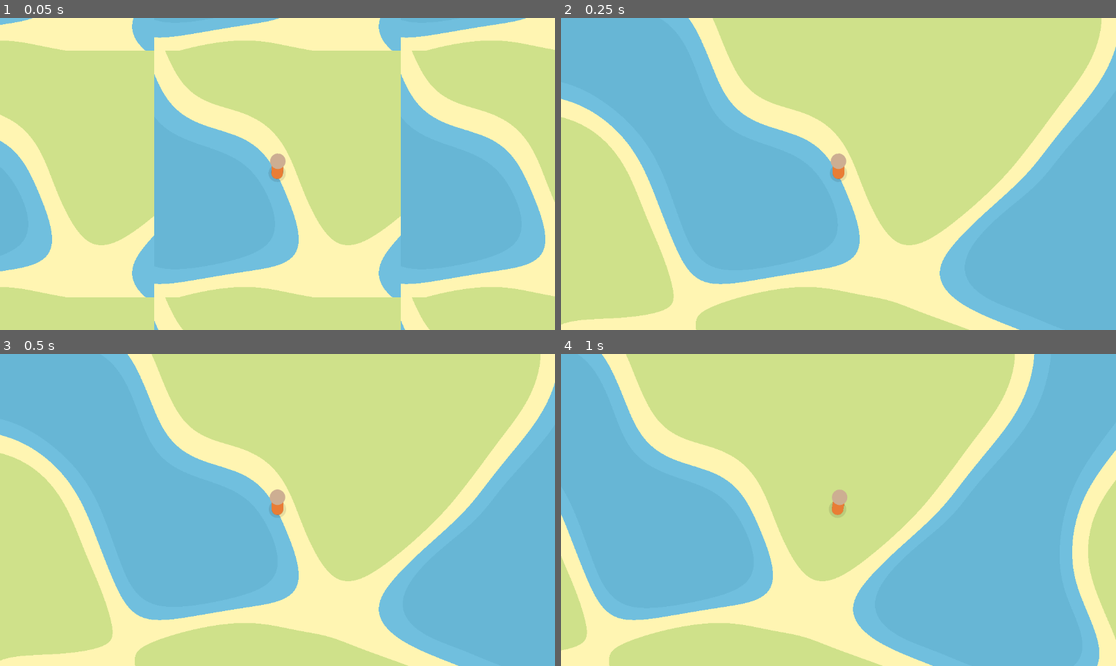
Above: before the commit, frames 1-4 (two rows, left to right).
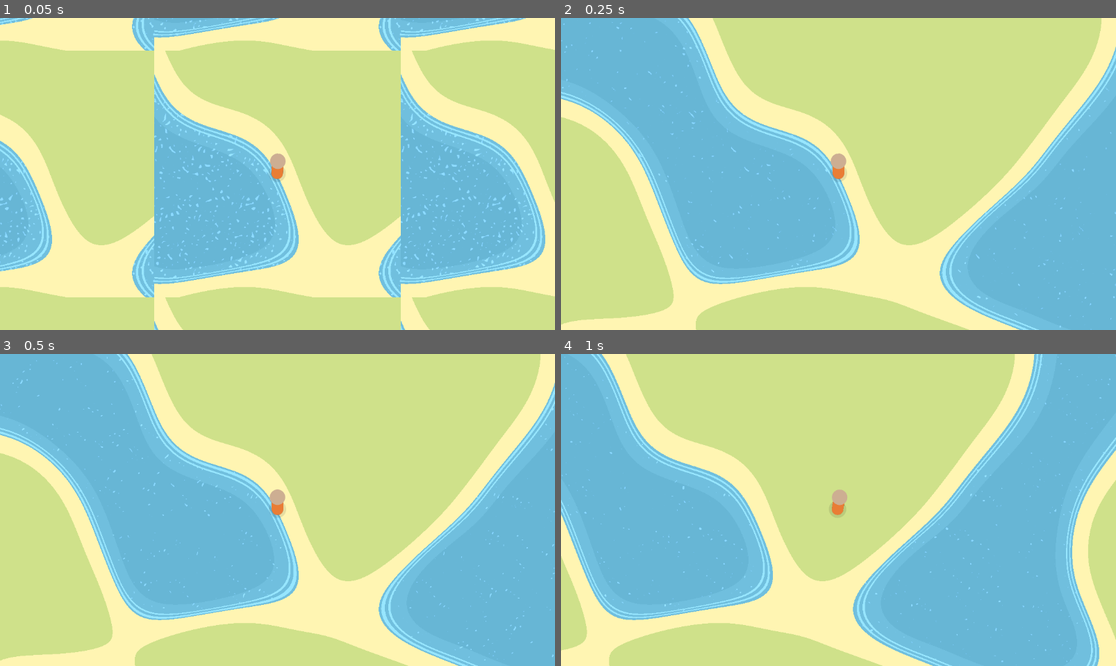
Above: after the commit, the same moments.

Repository: illogicalapple/archipelinaut-2
Game: Godot game, scene res://scenes/main.tscn
Two runs of this game, one before a commit and one after it. Both use one fixed random seed, a clock stepped at 60 frames per second and the inputs below.
Inputs:
- Up to frame 1 (0.05 s): no input
- Up to frame 2 (0.25 s): no input
- Up to frame 3 (0.5 s): no input
- Up to frame 4 (1 s): hold D (move_right) from 0.53 s (still down)

The runs differ from the first frame. In frame 1, 3.3% of the frame differs, in the area x 0-98%, y 0-100%; in frame 2, 2.2%; in frame 3, 2.2%; in frame 4, 2.0%.

Commit message:
Added better water shader

Diff:
--- a/scenes/components/terrain/chunk.tscn
+++ b/scenes/components/terrain/chunk.tscn
@@ -1,10 +1,7 @@
-[gd_scene load_steps=7 format=3 uid="uid://dt8m58ir346hy"]
+[gd_scene load_steps=6 format=3 uid="uid://dt8m58ir346hy"]
 
-[ext_resource type="Shader" path="res://scenes/components/terrain/main.gdshader" id="1_twkxm"]
+[ext_resource type="Material" uid="uid://c777n2jbbftrt" path="res://scenes/components/terrain/terrain_material.tres" id="1_fptfg"]
 [ext_resource type="Script" path="res://scenes/components/terrain/offset_tool.gd" id="2_1r7tu"]
-
-[sub_resource type="ShaderMaterial" id="ShaderMaterial_vlclt"]
-shader = ExtResource("1_twkxm")
 
 [sub_resource type="FastNoiseLite" id="FastNoiseLite_f7baw"]
 resource_local_to_scene = true
@@ -31,7 +28,7 @@
 
 [node name="Chunk" type="Sprite2D"]
 process_mode = 3
-material = SubResource("ShaderMaterial_vlclt")
+material = ExtResource("1_fptfg")
 texture = SubResource("NoiseTexture2D_8vix6")
 script = SubResource("GDScript_ecsbn")
 
--- /dev/null
+++ b/scenes/components/terrain/terrain_material.tres
@@ -0,0 +1,23 @@
+[gd_resource type="ShaderMaterial" load_steps=5 format=3 uid="uid://c777n2jbbftrt"]
+
+[ext_resource type="Shader" path="res://scenes/components/terrain/terrain_shader.gdshader" id="1_v7wcd"]
+
+[sub_resource type="Gradient" id="Gradient_h3j5d"]
+offsets = PackedFloat32Array(0.65251, 0.683398)
+
+[sub_resource type="FastNoiseLite" id="FastNoiseLite_rkg21"]
+frequency = 0.0735
+fractal_type = 2
+fractal_octaves = 1
+
+[sub_resource type="NoiseTexture2D" id="NoiseTexture2D_2k8mj"]
+invert = true
+seamless = true
+color_ramp = SubResource("Gradient_h3j5d")
+noise = SubResource("FastNoiseLite_rkg21")
+
+[resource]
+shader = ExtResource("1_v7wcd")
+shader_parameter/water_color_shallow = Color(0.403922, 0.713726, 0.835294, 1)
+shader_parameter/water_color_deep = Color(0.44, 0.75, 0.87, 1)
+shader_parameter/waves_tex = SubResource("NoiseTexture2D_2k8mj")
--- a/scenes/components/terrain/main.gdshader
+++ b/scenes/components/terrain/terrain_shader.gdshader
@@ -1,4 +1,8 @@
 shader_type canvas_item;
+
+#include "res://shaders/water.gdshaderinc"
+#include "res://shaders/blend.gdshaderinc"
+
 
 void fragment() {
 	float brightness = texture(TEXTURE, UV).r;
@@ -6,10 +10,7 @@
 		COLOR = vec4(0.81, 0.88, 0.54, 1);
 	} else if (brightness > 0.45) {
 		COLOR = vec4(1, 0.96, 0.7, 1);
-	} else if (brightness > 0.35 + (sin(TIME * 1.5) / 50.0)) {
-		COLOR = vec4(0.44, 0.75, 0.87, 1);
-	} else {
-		COLOR = vec4(0.44, 0.75, 0.87, 0);
 	}
 
+	COLOR = blend_mix(water(TEXTURE, UV), COLOR);
 }
Not shown, added: shaders/blend.gdshaderinc
Not shown, added: shaders/water.gdshaderinc
